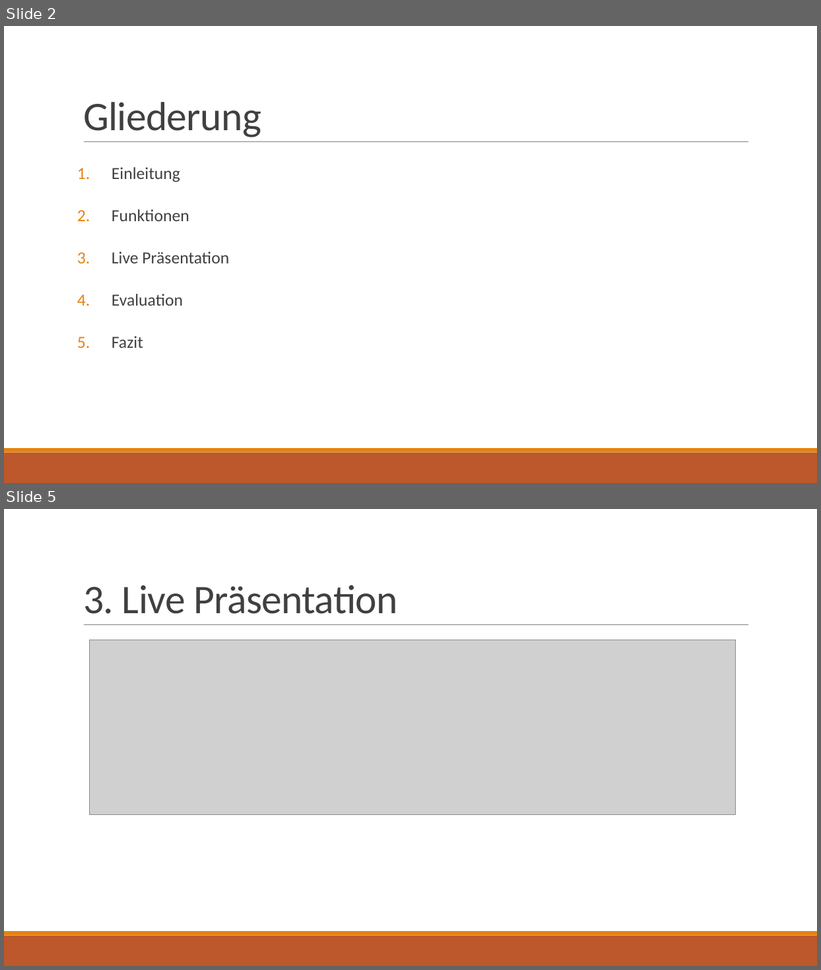
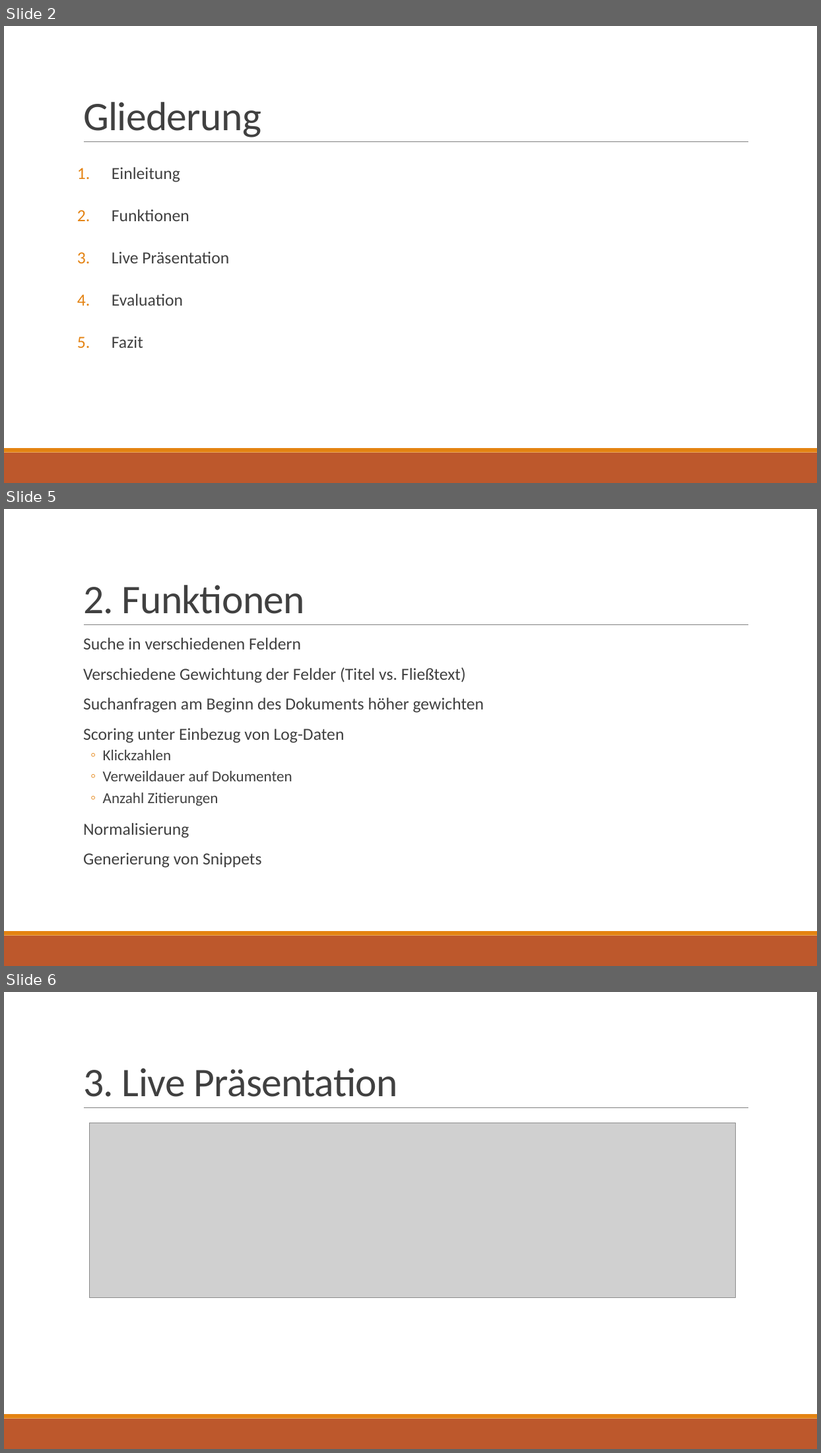
Before and after one commit to 43ndr1k/Digital-Text-Forensics, a slide deck: Digital Text Forensics Search Engine.pptx. Shown one above the other, each under a label of ours: slides 2 and 5 before the commit, slides 2, 5 and 6 after it; the slides between them are not shown. The pictures are 821x970 and 821x1453 pixels, drawn with LibreOffice and Linux fonts; fonts in the diff are those of the drawing; grey boxes stand for pictures. Boxes give left, top, right and bottom in pixels: in the first picture for what was removed or moved away, otherwise in the second. Text is boxed around its words. In the diff, an @@ line names an element or a change of style, - is before the commit and + after.

```diff
--- a/Digital Text Forensics Search Engine.pptx
+++ b/Digital Text Forensics Search Engine.pptx
@@ slide 5 added at box(4, 509, 817, 966), background #FFFFFF; not listed: 3 template elements that a slide beside it also shows @@
@@ title added at box(83, 585, 305, 614), 48 pt, text #404040 @@
+2. Funktionen
@@ text added at box(83, 638, 484, 868), 20 pt, text #404040 @@
+  Suche in verschiedenen Feldern
+  Verschiedene Gewichtung der Felder (Titel vs. Fließtext)
+  Suchanfragen am Beginn des Dokuments höher gewichten
+  Scoring unter Einbezug von Log-Daten
+  ◦ Klickzahlen
+  ◦ Verweildauer auf Dokumenten
+  ◦ Anzahl Zitierungen
+  Normalisierung
+  Generierung von Snippets
@@ what was slide 5 is now slide 6 @@
```
Also in this commit, not shown: 2 slides changed.
